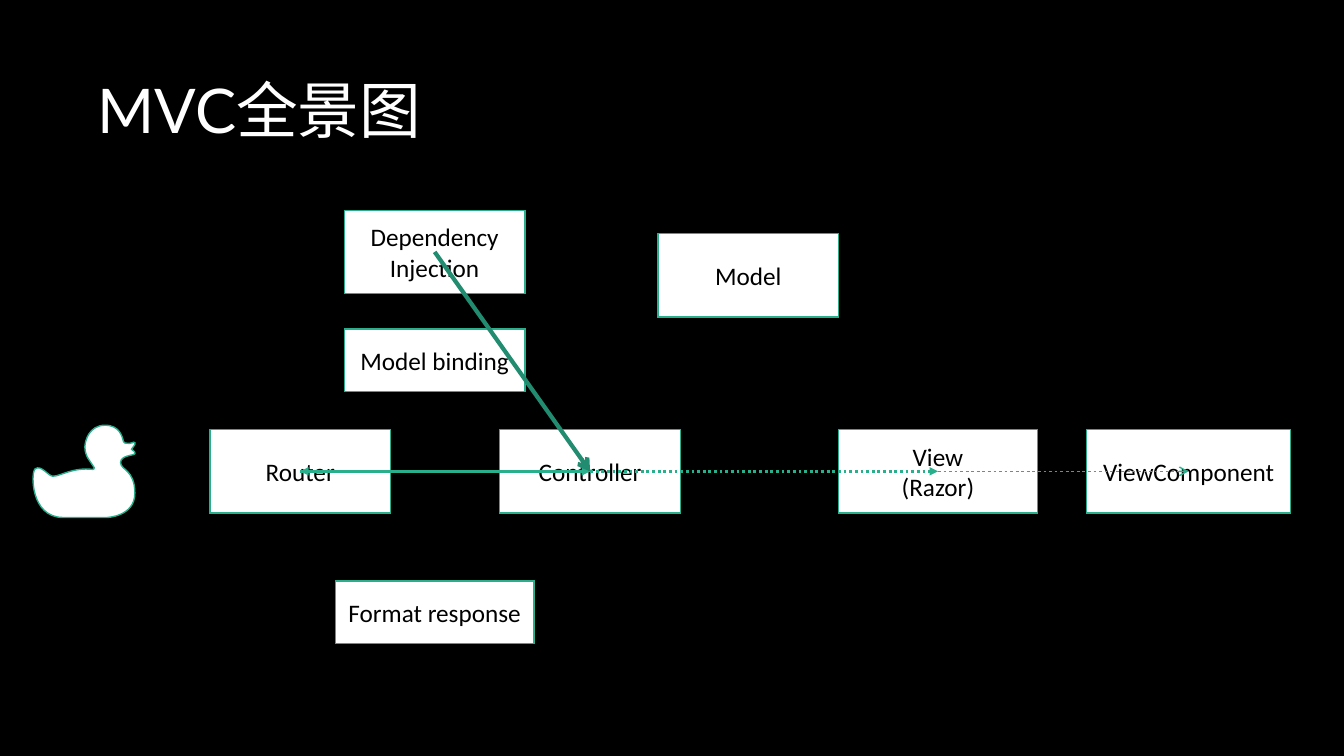
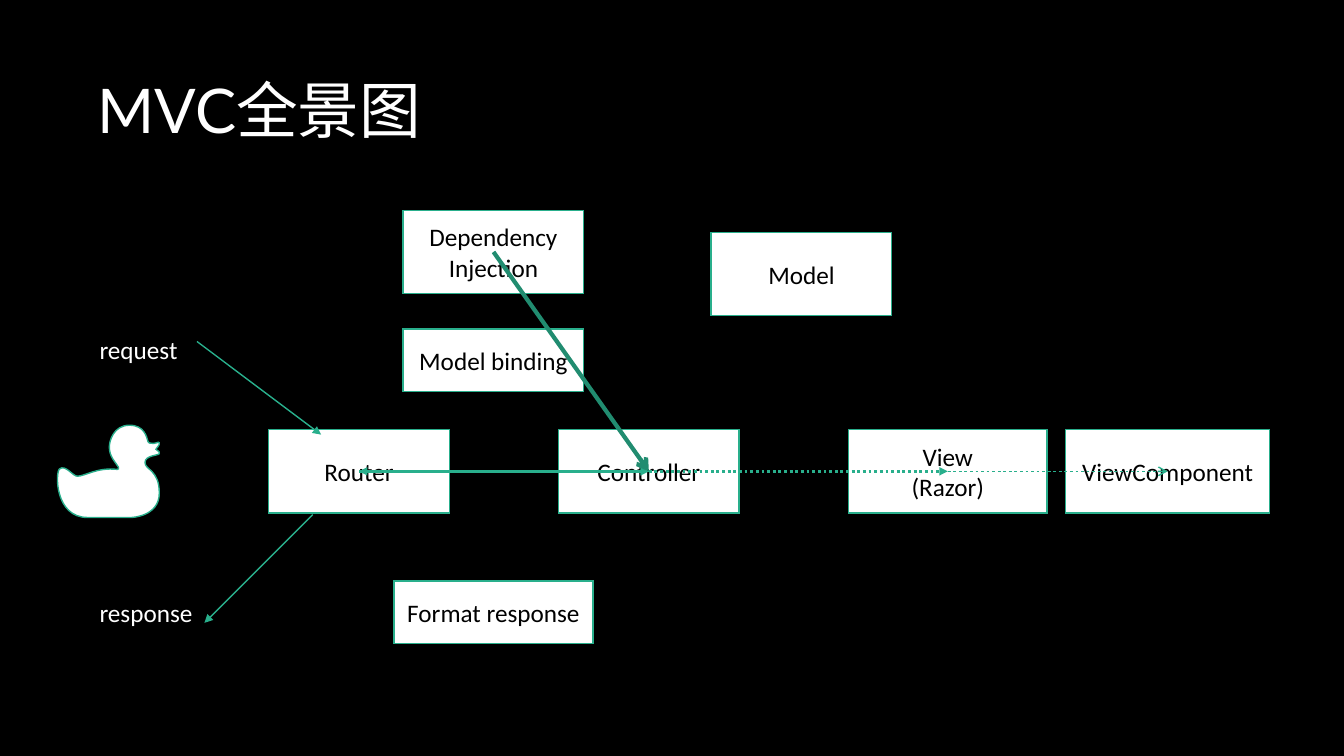
Before and after one commit to winkingzhang/aspnetcorelifecycle, a slide deck: slide 17 of 生命周期指北.pptx. Drawn at 1344x756 pixels with LibreOffice and Linux fonts; fonts in the diff are those of the drawing. Boxes give left, top, right and bottom in pixels: in the first picture for what was removed or moved away, otherwise in the second. Text is boxed around its words. In the diff, an @@ line names an element or a change of style, - is before the commit and + after.

Commit message:
update slides

```diff
--- a/生命周期指北.pptx
+++ b/生命周期指北.pptx
@@ rectangle "Model": place and size @@
-rectangle "Model" at (658, 234, 839, 317)
+rectangle "Model" at (712, 233, 892, 316)
@@ text added at (100, 343, 178, 363), 18 pt, text #FFFFFF @@
+request
@@ arrow added from (197, 342) to (322, 435), #29AF8C 1 pt @@
@@ freeform shape: place and size @@
-freeform shape at (33, 425, 135, 518)
+freeform shape at (57, 425, 159, 518)
@@ rectangle "View": place and size @@
-rectangle "View" at (839, 430, 1037, 512)
+rectangle "View" at (849, 430, 1048, 512)
@@ rectangle "ViewComponent": place and size @@
-rectangle "ViewComponent" at (1087, 430, 1292, 512)
+rectangle "ViewComponent" at (1066, 430, 1270, 512)
@@ 5 rectangles, 3 arrows: place and size @@
-5 rectangles, 3 arrows at (210, 211, 681, 643)
+5 rectangles, 3 arrows at (269, 211, 739, 643)
@@ arrow moved from (590, 472) - (939, 472) to (649, 472) - (948, 472) @@
@@ arrow moved from (939, 472) - (1189, 472) to (948, 472) - (1168, 472) @@
@@ arrow added from (313, 514) to (205, 623), #29AF8C 1 pt @@
@@ text added at (100, 609, 193, 626), 18 pt, text #FFFFFF @@
+response
```
Also in this commit, not shown: 2 other slides changed, 1 other file.
